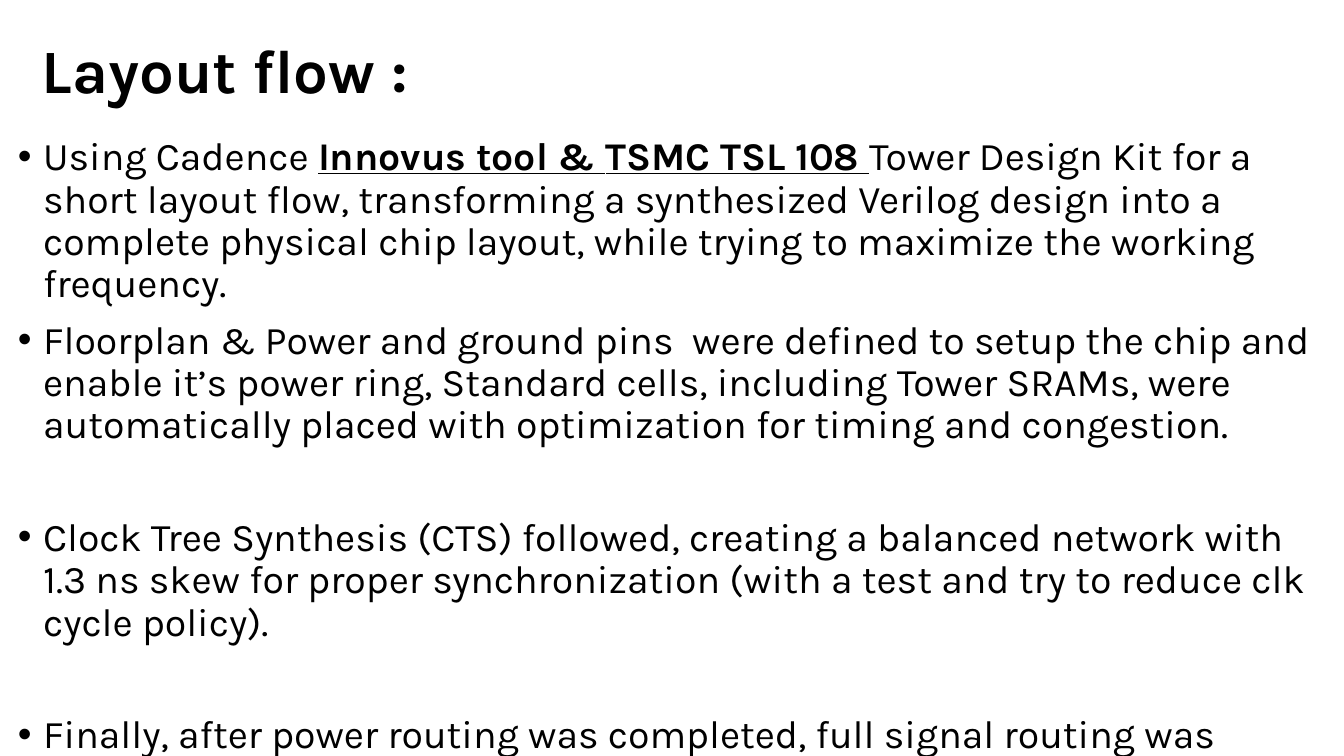
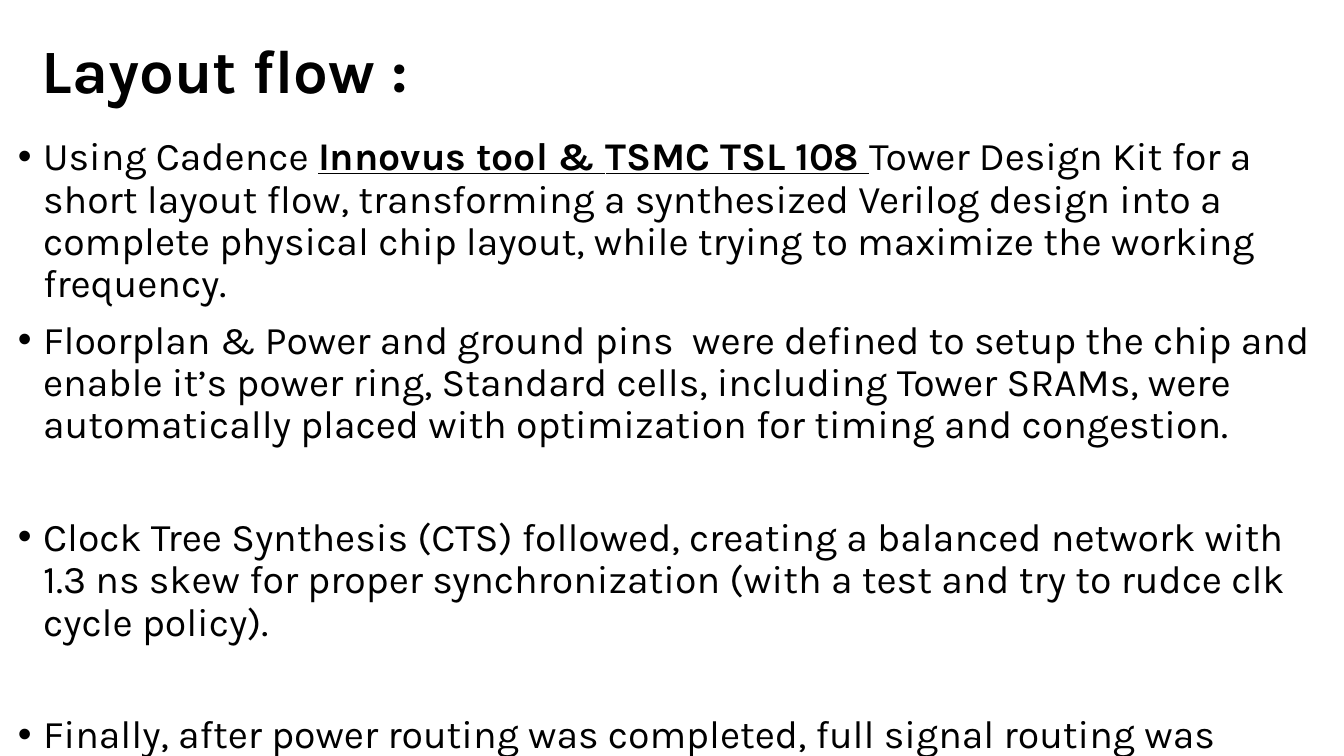
Before and after one commit to muhammad0bi/044169_project_B, a slide deck: slide 16 of Presintaions and Reports/Final presntaion VLSI.pptx (slide 19 before the commit). Drawn at 1344x756 pixels with LibreOffice and Linux fonts; fonts in the diff are those of the drawing. Boxes give left, top, right and bottom in pixels: in the first picture for what was removed or moved away, otherwise in the second. Text is boxed around its words. In the diff, an @@ line names an element or a change of style, - is before the commit and + after.

```diff
--- a/Presintaions and Reports/Final presntaion VLSI.pptx
+++ b/Presintaions and Reports/Final presntaion VLSI.pptx
@@ text at bbox=[43, 522, 1284, 646]: text changed @@
-• Clock Tree Synthesis (CTS) followed, creating a balanced network with 1.3 ns skew for proper synchronization (with a test and try to reduce clk cycle policy).
+• Clock Tree Synthesis (CTS) followed, creating a balanced network with 1.3 ns skew for proper synchronization (with a test and try to rudce clk cycle policy).
```
Also in this commit, not shown: 4 other slides changed, 3 slides removed.
